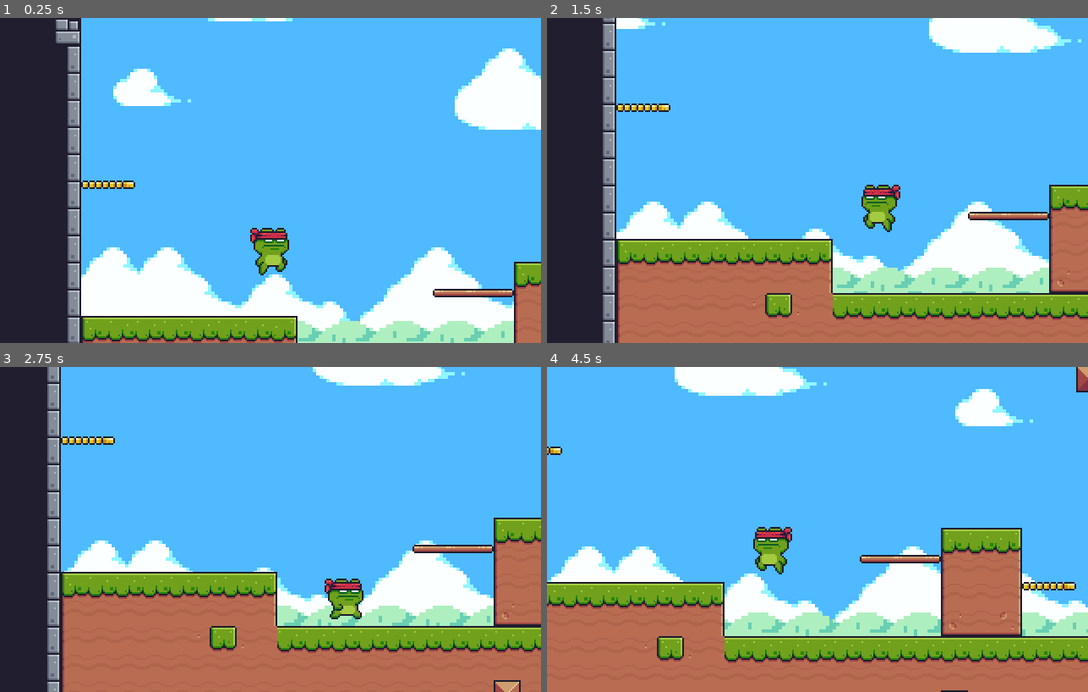
Above: before the commit, frames 1-4 (two rows, left to right).
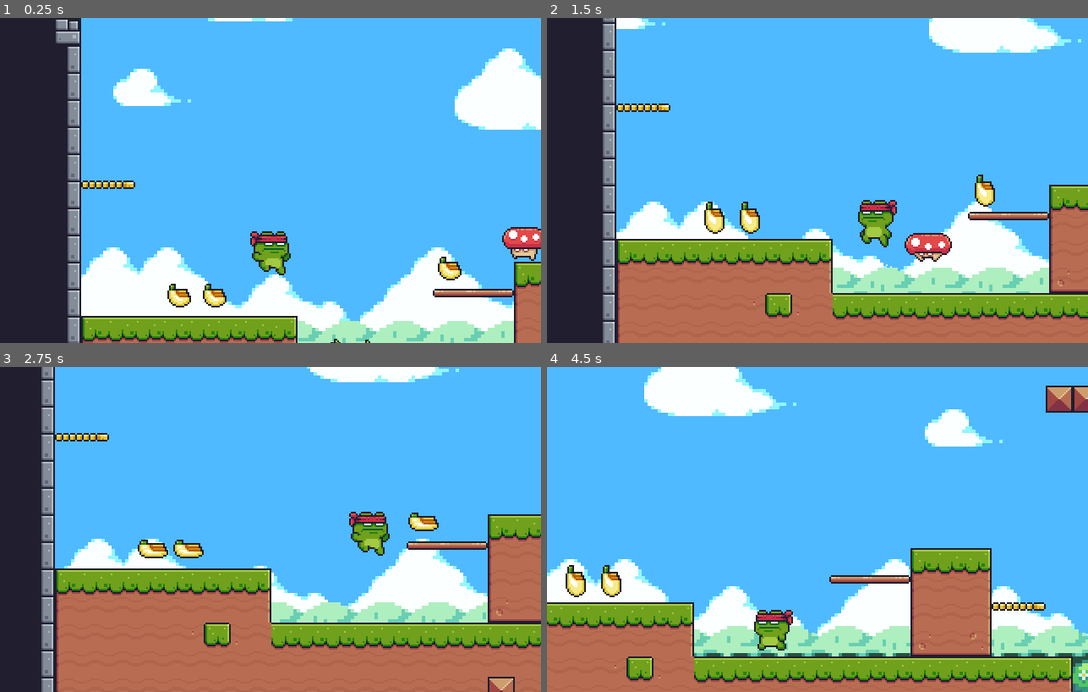
Above: after the commit, the same moments.

Repository: ThiagoYure/GodotTutorialPixelAdventure
Game: Godot game, scene res://Levels/Level_01.tscn
Same seed, same stepped clock (60 frames per second), same inputs: the game is played once before the commit and once after it.
Inputs:
- Up to frame 1 (0.25 s): no input
- Up to frame 2 (1.5 s): hold Right (move_right) 0.53-1.28 s; hold Space (jump) 0.53-1.28 s; hold Left (move_left) from 1.28 s (still down); tap Space (jump) at 1.35 s
- Up to frame 3 (2.75 s): tap Space (jump) at 1.52, 1.82 s; release Left (move_left) at 2.03 s; hold Right (move_right) from 2.03 s (still down); hold Space (jump) from 2.03 s (still down)
- Up to frame 4 (4.5 s): release Space (jump) at 2.78 s; tap Space (jump) at 2.85, 3.02, 3.32, 4.35 s; release Right (move_right) at 3.53 s; hold Space (jump) 3.53-4.28 s; hold Left (move_left) from 3.53 s (still down)

The runs differ from the first frame. In frame 1, 1.8% of the frame differs, in the area x 30-100%, y 64-100%; in frame 2, 2.4%; in frame 3, 15%; in frame 4, 33%, in the area x 0-100%, y 0-100%.

Commit message:
Adicionando itens coletáveis, dano a inimigos, dano ao jogador

Diff:
--- a/Pixel Adventure/Levels/Level_01.tscn
+++ b/Pixel Adventure/Levels/Level_01.tscn
@@ -8,6 +8,9 @@
 [ext_resource path="res://Assets/Free/Terrain/3 - Cloud_cover_1.png" type="Texture" id=6]
 [ext_resource path="res://Assets/Free/Terrain/2 - Hills.png" type="Texture" id=7]
 [ext_resource path="res://Scripts/Fallzone.gd" type="Script" id=8]
+[ext_resource path="res://Scenes/Itens/Apple.tscn" type="PackedScene" id=9]
+[ext_resource path="res://Scenes/Itens/Banana.tscn" type="PackedScene" id=10]
+[ext_resource path="res://Scenes/Mushroom.tscn" type="PackedScene" id=11]
 
 [sub_resource type="ConvexPolygonShape2D" id=1]
 points = PoolVector2Array( 0, 0, 16, 0, 16, 16, 0, 16 )
@@ -1123,6 +1126,21 @@
 
 [node name="Level_01" type="Node2D"]
 
+[node name="Banana3" parent="." instance=ExtResource( 10 )]
+position = Vector2( 95, 133 )
+
+[node name="Banana2" parent="." instance=ExtResource( 10 )]
+position = Vector2( 234, 117 )
+
+[node name="Banana" parent="." instance=ExtResource( 10 )]
+position = Vector2( 74, 133 )
+
+[node name="Apple" parent="." instance=ExtResource( 9 )]
+position = Vector2( 168.457, 166.598 )
+
+[node name="Apple2" parent="." instance=ExtResource( 9 )]
+position = Vector2( 187, 167 )
+
 [node name="TileMap" type="TileMap" parent="."]
 tile_set = SubResource( 46 )
 cell_size = Vector2( 16, 16 )
@@ -1186,7 +1204,7 @@
 centered = false
 
 [node name="Fallzone" type="Area2D" parent="."]
-position = Vector2( 608.922, 271.876 )
+position = Vector2( 607.977, 273.766 )
 script = ExtResource( 8 )
 __meta__ = {
 "_edit_group_": true
@@ -1195,4 +1213,7 @@
 [node name="CollisionShape2D" type="CollisionShape2D" parent="Fallzone"]
 shape = SubResource( 49 )
 
+[node name="KinematicBody2D" parent="." instance=ExtResource( 11 )]
+position = Vector2( 294, 95 )
+
 [connection signal="body_entered" from="Fallzone" to="Fallzone" method="_on_Fallzone_body_entered"]
--- /dev/null
+++ b/Pixel Adventure/Prefabs/Hitbox.tscn
@@ -0,0 +1,10 @@
+[gd_scene load_steps=2 format=2]
+
+[sub_resource type="RectangleShape2D" id=1]
+extents = Vector2( 11, 3 )
+
+[node name="Hitbox" type="Area2D"]
+collision_layer = 64
+
+[node name="collision" type="CollisionShape2D" parent="."]
+shape = SubResource( 1 )
--- /dev/null
+++ b/Pixel Adventure/Scenes/Itens/Apple.tscn
@@ -0,0 +1,109 @@
+[gd_scene load_steps=7 format=2]
+
+[ext_resource path="res://Assets/Free/Items/Fruits/Apple.png" type="Texture" id=1]
+[ext_resource path="res://Assets/Free/Items/Fruits/Collected.png" type="Texture" id=2]
+[ext_resource path="res://Scenes/Itens/Itens.gd" type="Script" id=3]
+
+[sub_resource type="CircleShape2D" id=1]
+radius = 7.05847
+
+[sub_resource type="Animation" id=2]
+resource_name = "bounce"
+length = 1.7
+loop = true
+tracks/0/type = "value"
+tracks/0/path = NodePath("Sprite:frame")
+tracks/0/interp = 1
+tracks/0/loop_wrap = true
+tracks/0/imported = false
+tracks/0/enabled = true
+tracks/0/keys = {
+"times": PoolRealArray( 0, 0.1, 0.2, 0.3, 0.4, 0.5, 0.6, 0.7, 0.8, 0.9, 1, 1.1, 1.2, 1.3, 1.4, 1.5, 1.6 ),
+"transitions": PoolRealArray( 1, 1, 1, 1, 1, 1, 1, 1, 1, 1, 1, 1, 1, 1, 1, 1, 1 ),
+"update": 1,
+"values": [ 0, 1, 2, 3, 4, 5, 6, 7, 8, 9, 10, 11, 12, 13, 14, 15, 16 ]
+}
+tracks/1/type = "value"
+tracks/1/path = NodePath("Sprite:texture")
+tracks/1/interp = 1
+tracks/1/loop_wrap = true
+tracks/1/imported = false
+tracks/1/enabled = true
+tracks/1/keys = {
+"times": PoolRealArray( 0 ),
+"transitions": PoolRealArray( 1 ),
+"update": 1,
+"values": [ ExtResource( 1 ) ]
+}
+tracks/2/type = "value"
+tracks/2/path = NodePath("Sprite:hframes")
+tracks/2/interp = 1
+tracks/2/loop_wrap = true
+tracks/2/imported = false
+tracks/2/enabled = true
+tracks/2/keys = {
+"times": PoolRealArray( 0 ),
+"transitions": PoolRealArray( 1 ),
+"update": 1,
+"values": [ 17 ]
+}
+
+[sub_resource type="Animation" id=3]
+resource_name = "collected"
+length = 0.6
+tracks/0/type = "value"
+tracks/0/path = NodePath("Sprite:frame")
+tracks/0/interp = 1
+tracks/0/loop_wrap = true
+tracks/0/imported = false
+tracks/0/enabled = true
+tracks/0/keys = {
+"times": PoolRealArray( 0, 0.1, 0.2, 0.3, 0.4, 0.5 ),
+"transitions": PoolRealArray( 1, 1, 1, 1, 1, 1 ),
+"update": 1,
+"values": [ 0, 1, 2, 3, 4, 5 ]
+}
+tracks/1/type = "value"
+tracks/1/path = NodePath("Sprite:texture")
+tracks/1/interp = 1
+tracks/1/loop_wrap = true
+tracks/1/imported = false
+tracks/1/enabled = true
+tracks/1/keys = {
+"times": PoolRealArray( 0 ),
+"transitions": PoolRealArray( 1 ),
+"update": 1,
+"values": [ ExtResource( 2 ) ]
+}
+tracks/2/type = "value"
+tracks/2/path = NodePath("Sprite:hframes")
+tracks/2/interp = 1
+tracks/2/loop_wrap = true
+tracks/2/imported = false
+tracks/2/enabled = true
+tracks/2/keys = {
+"times": PoolRealArray( 0 ),
+"transitions": PoolRealArray( 1 ),
+"update": 1,
+"values": [ 6 ]
+}
+
+[node name="Apple" type="Area2D"]
+collision_layer = 4
+script = ExtResource( 3 )
+
+[node name="Sprite" type="Sprite" parent="."]
+texture = ExtResource( 1 )
+hframes = 17
+
+[node name="Collision" type="CollisionShape2D" parent="."]
+shape = SubResource( 1 )
+
+[node name="Anim" type="AnimationPlayer" parent="."]
+autoplay = "bounce"
+playback_speed = 1.7
+anims/bounce = SubResource( 2 )
+anims/collected = SubResource( 3 )
+
+[connection signal="body_entered" from="." to="." method="_on_itens_body_entered"]
+[connection signal="animation_finished" from="Anim" to="." method="_on_Anim_animation_finished"]
--- /dev/null
+++ b/Pixel Adventure/Scenes/Itens/Banana.tscn
@@ -0,0 +1,95 @@
+[gd_scene load_steps=6 format=2]
+
+[ext_resource path="res://Assets/Free/Items/Fruits/Bananas.png" type="Texture" id=1]
+[ext_resource path="res://Assets/Free/Items/Fruits/Collected.png" type="Texture" id=2]
+[ext_resource path="res://Scenes/Itens/Apple.tscn" type="PackedScene" id=3]
+
+[sub_resource type="Animation" id=1]
+resource_name = "bounce"
+length = 1.7
+loop = true
+tracks/0/type = "value"
+tracks/0/path = NodePath("Sprite:frame")
+tracks/0/interp = 1
+tracks/0/loop_wrap = true
+tracks/0/imported = false
+tracks/0/enabled = true
+tracks/0/keys = {
+"times": PoolRealArray( 0, 0.1, 0.2, 0.3, 0.4, 0.5, 0.6, 0.7, 0.8, 0.9, 1, 1.1, 1.2, 1.3, 1.4, 1.5, 1.6 ),
+"transitions": PoolRealArray( 1, 1, 1, 1, 1, 1, 1, 1, 1, 1, 1, 1, 1, 1, 1, 1, 1 ),
+"update": 1,
+"values": [ 0, 1, 2, 3, 4, 5, 6, 7, 8, 9, 10, 11, 12, 13, 14, 15, 16 ]
+}
+tracks/1/type = "value"
+tracks/1/path = NodePath("Sprite:texture")
+tracks/1/interp = 1
+tracks/1/loop_wrap = true
+tracks/1/imported = false
+tracks/1/enabled = true
+tracks/1/keys = {
+"times": PoolRealArray( 0 ),
+"transitions": PoolRealArray( 1 ),
+"update": 1,
+"values": [ ExtResource( 1 ) ]
+}
+tracks/2/type = "value"
+tracks/2/path = NodePath("Sprite:hframes")
+tracks/2/interp = 1
+tracks/2/loop_wrap = true
+tracks/2/imported = false
+tracks/2/enabled = true
+tracks/2/keys = {
+"times": PoolRealArray( 0 ),
+"transitions": PoolRealArray( 1 ),
+"update": 1,
+"values": [ 17 ]
+}
+
+[sub_resource type="Animation" id=2]
+resource_name = "collected"
+length = 0.6
+tracks/0/type = "value"
+tracks/0/path = NodePath("Sprite:frame")
+tracks/0/interp = 1
+tracks/0/loop_wrap = true
+tracks/0/imported = false
+tracks/0/enabled = true
+tracks/0/keys = {
+"times": PoolRealArray( 0, 0.1, 0.2, 0.3, 0.4, 0.5 ),
+"transitions": PoolRealArray( 1, 1, 1, 1, 1, 1 ),
+"update": 1,
+"values": [ 0, 1, 2, 3, 4, 5 ]
+}
+tracks/1/type = "value"
+tracks/1/path = NodePath("Sprite:texture")
+tracks/1/interp = 1
+tracks/1/loop_wrap = true
+tracks/1/imported = false
+tracks/1/enabled = true
+tracks/1/keys = {
+"times": PoolRealArray( 0 ),
+"transitions": PoolRealArray( 1 ),
+"update": 1,
+"values": [ ExtResource( 2 ) ]
+}
+tracks/2/type = "value"
+tracks/2/path = NodePath("Sprite:hframes")
+tracks/2/interp = 1
+tracks/2/loop_wrap = true
+tracks/2/imported = false
+tracks/2/enabled = true
+tracks/2/keys = {
+"times": PoolRealArray( 0 ),
+"transitions": PoolRealArray( 1 ),
+"update": 1,
+"values": [ 6 ]
+}
+
+[node name="Banana" instance=ExtResource( 3 )]
+
+[node name="Sprite" parent="." index="0"]
+texture = ExtResource( 1 )
+
+[node name="Anim" parent="." index="2"]
+anims/bounce = SubResource( 1 )
+anims/collected = SubResource( 2 )
--- /dev/null
+++ b/Pixel Adventure/Scenes/Itens/Itens.gd
@@ -0,0 +1,20 @@
+extends Area2D
+
+
+# Declare member variables here. Examples:
+# var a = 2
+# var b = "text"
+
+
+# Called every frame. 'delta' is the elapsed time since the previous frame.
+#func _process(delta):
+#	pass
+
+
+func _on_itens_body_entered(body):
+	$Anim.play("collected")
+
+
+func _on_Anim_animation_finished(anim_name):
+	if anim_name == "collected":
+		queue_free()
--- /dev/null
+++ b/Pixel Adventure/Scenes/Mushroom.tscn
@@ -0,0 +1,170 @@
+[gd_scene load_steps=10 format=2]
+
+[ext_resource path="res://Assets/Enemies/Mushroom/Run (32x32).png" type="Texture" id=1]
+[ext_resource path="res://Assets/Enemies/Mushroom/Idle (32x32).png" type="Texture" id=2]
+[ext_resource path="res://Assets/Enemies/Mushroom/Hit.png" type="Texture" id=3]
+[ext_resource path="res://Scripts/Mushroom.gd" type="Script" id=4]
+[ext_resource path="res://Prefabs/Hitbox.tscn" type="PackedScene" id=5]
+
+[sub_resource type="Animation" id=1]
+resource_name = "Hit"
+length = 0.5
+tracks/0/type = "value"
+tracks/0/path = NodePath("Texture:texture")
+tracks/0/interp = 1
+tracks/0/loop_wrap = true
+tracks/0/imported = false
+tracks/0/enabled = true
+tracks/0/keys = {
+"times": PoolRealArray( 0 ),
+"transitions": PoolRealArray( 1 ),
+"update": 1,
+"values": [ ExtResource( 3 ) ]
+}
+tracks/1/type = "value"
+tracks/1/path = NodePath("Texture:hframes")
+tracks/1/interp = 1
+tracks/1/loop_wrap = true
+tracks/1/imported = false
+tracks/1/enabled = true
+tracks/1/keys = {
+"times": PoolRealArray( 0 ),
+"transitions": PoolRealArray( 1 ),
+"update": 1,
+"values": [ 5 ]
+}
+tracks/2/type = "value"
+tracks/2/path = NodePath("Texture:frame")
+tracks/2/interp = 1
+tracks/2/loop_wrap = true
+tracks/2/imported = false
+tracks/2/enabled = true
+tracks/2/keys = {
+"times": PoolRealArray( 0, 0.1, 0.2, 0.3, 0.4 ),
+"transitions": PoolRealArray( 1, 1, 1, 1, 1 ),
+"update": 1,
+"values": [ 0, 1, 2, 3, 4 ]
+}
+
+[sub_resource type="Animation" id=2]
+resource_name = "Idle"
+length = 2.8
+tracks/0/type = "value"
+tracks/0/path = NodePath("Texture:hframes")
+tracks/0/interp = 1
+tracks/0/loop_wrap = true
+tracks/0/imported = false
+tracks/0/enabled = true
+tracks/0/keys = {
+"times": PoolRealArray( 0 ),
+"transitions": PoolRealArray( 1 ),
+"update": 1,
+"values": [ 14 ]
+}
+tracks/1/type = "value"
+tracks/1/path = NodePath("Texture:texture")
+tracks/1/interp = 1
+tracks/1/loop_wrap = true
+tracks/1/imported = false
+tracks/1/enabled = true
+tracks/1/keys = {
+"times": PoolRealArray( 0 ),
+"transitions": PoolRealArray( 1 ),
+"update": 1,
+"values": [ ExtResource( 2 ) ]
+}
+tracks/2/type = "value"
+tracks/2/path = NodePath("Texture:frame")
+tracks/2/interp = 1
+tracks/2/loop_wrap = true
+tracks/2/imported = false
+tracks/2/enabled = true
+tracks/2/keys = {
+"times": PoolRealArray( 0, 0.1, 0.2, 0.3, 0.4, 0.5, 0.6, 0.7, 0.8, 0.9, 1, 1.1, 1.2, 1.3, 1.4, 1.5, 1.6, 1.7, 1.8, 1.9, 2, 2.1, 2.2, 2.3, 2.4, 2.5, 2.6, 2.7 ),
+"transitions": PoolRealArray( 1, 1, 1, 1, 1, 1, 1, 1, 1, 1, 1, 1, 1, 1, 1, 1, 1, 1, 1, 1, 1, 1, 1, 1, 1, 1, 1, 1 ),
+"update": 1,
+"values": [ 0, 1, 2, 3, 4, 5, 6, 7, 8, 9, 10, 11, 12, 13, 0, 1, 2, 3, 4, 5, 6, 7, 8, 9, 10, 11, 12, 13 ]
+}
+
+[sub_resource type="Animation" id=3]
+length = 1.6
+loop = true
+tracks/0/type = "value"
+tracks/0/path = NodePath("Texture:hframes")
+tracks/0/interp = 1
+tracks/0/loop_wrap = true
+tracks/0/imported = false
+tracks/0/enabled = true
+tracks/0/keys = {
+"times": PoolRealArray( 0 ),
+"transitions": PoolRealArray( 1 ),
+"update": 1,
+"values": [ 16 ]
+}
+tracks/1/type = "value"
+tracks/1/path = NodePath("Texture:texture")
+tracks/1/interp = 1
+tracks/1/loop_wrap = true
+tracks/1/imported = false
+tracks/1/enabled = true
+tracks/1/keys = {
+"times": PoolRealArray( 0 ),
+"transitions": PoolRealArray( 1 ),
+"update": 1,
+"values": [ ExtResource( 1 ) ]
+}
+tracks/2/type = "value"
+tracks/2/path = NodePath("Texture:frame")
+tracks/2/interp = 1
+tracks/2/loop_wrap = true
+tracks/2/imported = false
+tracks/2/enabled = true
+tracks/2/keys = {
+"times": PoolRealArray( 0, 0.1, 0.2, 0.3, 0.4, 0.5, 0.6, 0.7, 0.8, 0.9, 1, 1.1, 1.2, 1.3, 1.4, 1.5 ),
+"transitions": PoolRealArray( 1, 1, 1, 1, 1, 1, 1, 1, 1, 1, 1, 1, 1, 1, 1, 1 ),
+"update": 1,
+"values": [ 0, 1, 2, 3, 4, 5, 6, 7, 8, 9, 10, 11, 12, 13, 14, 15 ]
+}
+
+[sub_resource type="CapsuleShape2D" id=4]
+radius = 6.66617
+height = 16.8286
+
+[node name="Mushroom" type="KinematicBody2D"]
+position = Vector2( 0, -16 )
+collision_layer = 2
+collision_mask = 9
+script = ExtResource( 4 )
+
+[node name="Texture" type="Sprite" parent="."]
+texture = ExtResource( 3 )
+hframes = 5
+
+[node name="Anim" type="AnimationPlayer" parent="."]
+autoplay = "Run"
+anims/Hit = SubResource( 1 )
+anims/Idle = SubResource( 2 )
+anims/Run = SubResource( 3 )
+
+[node name="Collision" type="CollisionShape2D" parent="."]
+position = Vector2( 0, 8.58287 )
+rotation = -1.5708
+shape = SubResource( 4 )
+
+[node name="RayCast2D" type="RayCast2D" parent="."]
+position = Vector2( 0, 9 )
+enabled = true
+cast_to = Vector2( -16, 0 )
+collision_mask = 8
+__meta__ = {
+"_edit_group_": true
+}
+
+[node name="Hitbox" parent="." instance=ExtResource( 5 )]
+modulate = Color( 0.45098, 0.32549, 0.956863, 1 )
+position = Vector2( 0, -1 )
+
+[connection signal="animation_finished" from="Anim" to="." method="_on_Anim_animation_finished"]
+[connection signal="body_entered" from="Hitbox" to="." method="_on_Hitbox_body_entered"]
+
+[editable path="Hitbox"]
--- a/Pixel Adventure/Scenes/Player.tscn
+++ b/Pixel Adventure/Scenes/Player.tscn
@@ -1,13 +1,53 @@
-[gd_scene load_steps=11 format=2]
+[gd_scene load_steps=14 format=2]
 
 [ext_resource path="res://Assets/Free/Main Characters/Ninja Frog/Idle (32x32).png" type="Texture" id=1]
 [ext_resource path="res://Scripts/Player.gd" type="Script" id=2]
 [ext_resource path="res://Assets/Free/Main Characters/Ninja Frog/Hit (32x32).png" type="Texture" id=3]
 [ext_resource path="res://Assets/Free/Main Characters/Ninja Frog/Run (32x32).png" type="Texture" id=4]
 [ext_resource path="res://Assets/Free/Main Characters/Ninja Frog/Jump (32x32).png" type="Texture" id=5]
+[ext_resource path="res://Assets/Free/Main Characters/Ninja Frog/Fall (32x32).png" type="Texture" id=6]
 
 [sub_resource type="Animation" id=1]
-resource_name = "hit"
+resource_name = "Fall"
+length = 0.1
+tracks/0/type = "value"
+tracks/0/path = NodePath("Texture:texture")
+tracks/0/interp = 1
+tracks/0/loop_wrap = true
+tracks/0/imported = false
+tracks/0/enabled = true
+tracks/0/keys = {
+"times": PoolRealArray( 0 ),
+"transitions": PoolRealArray( 1 ),
+"update": 1,
+"values": [ ExtResource( 6 ) ]
+}
+tracks/1/type = "value"
+tracks/1/path = NodePath("Texture:hframes")
+tracks/1/interp = 1
+tracks/1/loop_wrap = true
+tracks/1/imported = false
+tracks/1/enabled = true
+tracks/1/keys = {
+"times": PoolRealArray( 0 ),
+"transitions": PoolRealArray( 1 ),
+"update": 1,
+"values": [ 1 ]
+}
+tracks/2/type = "value"
+tracks/2/path = NodePath("Texture:frame")
+tracks/2/interp = 1
+tracks/2/loop_wrap = true
+tracks/2/imported = false
+tracks/2/enabled = true
+tracks/2/keys = {
+"times": PoolRealArray( 0 ),
+"transitions": PoolRealArray( 1 ),
+"update": 1,
+"values": [ 0 ]
+}
+
+[sub_resource type="Animation" id=2]
 length = 0.7
 tracks/0/type = "value"
 tracks/0/path = NodePath("Texture:frame")
@@ -85,8 +125,7 @@
 "values": [ 11 ]
 }
 
-[sub_resource type="Animation" id=3]
-resource_name = "jump"
+[sub_resource type="Animation" id=4]
 tracks/0/type = "value"
 tracks/0/path = NodePath("Texture:frame")
 tracks/0/interp = 1
@@ -124,8 +163,7 @@
 "values": [ 1 ]
 }
 
-[sub_resource type="Animation" id=4]
-resource_name = "run"
+[sub_resource type="Animation" id=5]
 length = 1.1
 loop = true
 tracks/0/type = "value"
@@ -165,29 +203,31 @@
 "values": [ 12 ]
 }
 
-[sub_resource type="RectangleShape2D" id=5]
+[sub_resource type="RectangleShape2D" id=6]
 extents = Vector2( 10.473, 12.159 )
+
+[sub_resource type="RectangleShape2D" id=7]
+extents = Vector2( 12.3193, 10 )
 
 [node name="Player" type="KinematicBody2D"]
 position = Vector2( 0, -16 )
-collision_mask = 14
+collision_mask = 78
 script = ExtResource( 2 )
 
 [node name="Texture" type="Sprite" parent="."]
-texture = ExtResource( 3 )
-hframes = 7
-frame = 6
+texture = ExtResource( 6 )
 
 [node name="AnimationPlayer" type="AnimationPlayer" parent="."]
 autoplay = "idle"
-anims/hit = SubResource( 1 )
-anims/idle = SubResource( 2 )
-anims/jump = SubResource( 3 )
-anims/run = SubResource( 4 )
+anims/Fall = SubResource( 1 )
+anims/hit = SubResource( 2 )
+anims/idle = SubResource( 3 )
+anims/jump = SubResource( 4 )
+anims/run = SubResource( 5 )
 
 [node name="PlayerCollision" type="CollisionShape2D" parent="."]
 position = Vector2( 0.472469, 4 )
-shape = SubResource( 5 )
+shape = SubResource( 6 )
 
 [node name="Raycasts" type="Node2D" parent="."]
 
@@ -219,3 +259,12 @@
 drag_margin_bottom = 0.4
 editor_draw_limits = true
 editor_draw_drag_margin = true
+
+[node name="Hurtbox" type="Area2D" parent="."]
+collision_layer = 32
+collision_mask = 2
+
+[node name="collision" type="CollisionShape2D" parent="Hurtbox"]
+shape = SubResource( 7 )
+
+[connection signal="body_entered" from="Hurtbox" to="." method="_on_Hurtbox_body_entered"]
--- /dev/null
+++ b/Pixel Adventure/Scripts/Mushroom.gd
@@ -0,0 +1,47 @@
+extends KinematicBody2D
+
+export var speed = 64
+export var health = 1
+var velocity  = Vector2.ZERO
+var move_direction = -1
+var gravity = 1200
+var hitted = false
+
+func _physics_process(delta):
+	velocity.x = speed * move_direction
+	velocity.y += gravity * delta
+
+	if move_direction == 1:
+		$Texture.flip_h = true
+	else:
+		$Texture.flip_h = false
+	_set_animation()
+	velocity = move_and_slide(velocity)
+
+func _on_Anim_animation_finished(anim_name):
+	if anim_name == "Idle":
+		$RayCast2D.scale.x *= -1
+		move_direction *= -1
+		$Anim.play("Run")
+
+
+func _set_animation():
+	var anim = "Run"
+	if $RayCast2D.is_colliding():
+		anim = "Idle"
+	elif velocity.x != 0:
+		anim = "Run"
+	if hitted:
+		anim = "Hit"
+	if $Anim.assigned_animation != anim:
+		$Anim.play(anim)
+
+func _on_Hitbox_body_entered(body):
+	hitted = true
+	health -= 1
+	body.velocity.y -= 300
+	yield(get_tree().create_timer(0.2), "timeout")
+	hitted = false
+	if health < 1:
+		queue_free()
+		get_node("Hitbox/collision").set_deferred("disabled", true)
--- a/Pixel Adventure/Scripts/Player.gd
+++ b/Pixel Adventure/Scripts/Player.gd
@@ -5,6 +5,12 @@
 var gravity = 1200
 var jump_force = -360
 var is_grounded
+var health = 3
+var hurted = false
+
+var knockback_dir = 1
+var knockback_int = 600
+
 onready var raycasts = $Raycasts
 
 func _ready():
@@ -27,6 +33,7 @@
 
 	if move_direction !=0:
 		$Texture.scale.x = move_direction
+		knockback_dir = move_direction
 
 func _input(event):
 	if event.is_action_pressed("jump") and is_grounded:
@@ -44,5 +51,26 @@
 		anim = "jump"
 	elif velocity.x != 0:
 		anim = "run"
+	if velocity.y > 0 and !is_grounded:
+		anim = "Fall"
+	if hurted :
+		anim = "hit"
 	if $AnimationPlayer.assigned_animation != anim:
 		$AnimationPlayer.play(anim)
+
+
+func _knockback():
+	velocity.x = -knockback_dir * knockback_int
+	velocity = move_and_slide(velocity)
+
+func _on_Hurtbox_body_entered(body):
+	health -= 1
+	hurted = true
+	_knockback()
+	get_node("Hurtbox/collision").set_deferred("disabled", true)
+	yield(get_tree().create_timer(0.5),"timeout")
+	get_node("Hurtbox/collision").set_deferred("disabled", false)
+	hurted = false
+	if health < 1:
+		queue_free()
+		get_tree().reload_current_scene()
--- a/Pixel Adventure/project.godot
+++ b/Pixel Adventure/project.godot
@@ -70,6 +70,9 @@
 2d_physics/layer_2="Enemies"
 2d_physics/layer_3="Itens"
 2d_physics/layer_4="World"
+2d_physics/layer_5="Traps"
+2d_physics/layer_6="Hurtboxes"
+2d_physics/layer_7="Hitboxes"
 
 [physics]
 
Not shown: 1 places in Pixel Adventure/Levels/Level_01.tscn that only renumber resources
Not shown: 1 places in Pixel Adventure/Scenes/Player.tscn that only renumber resources
